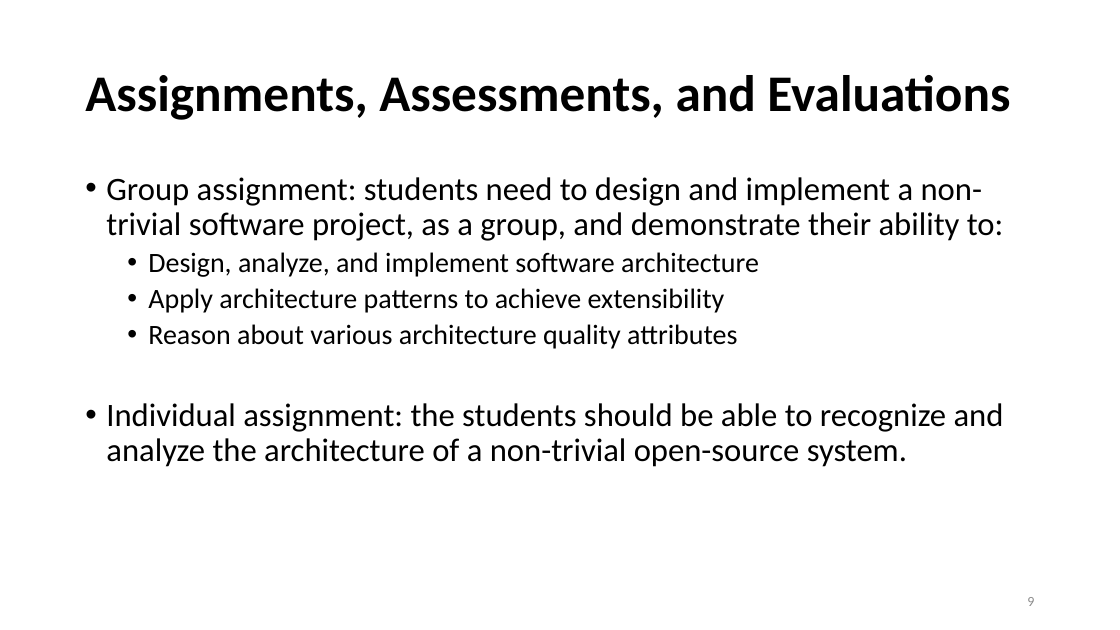
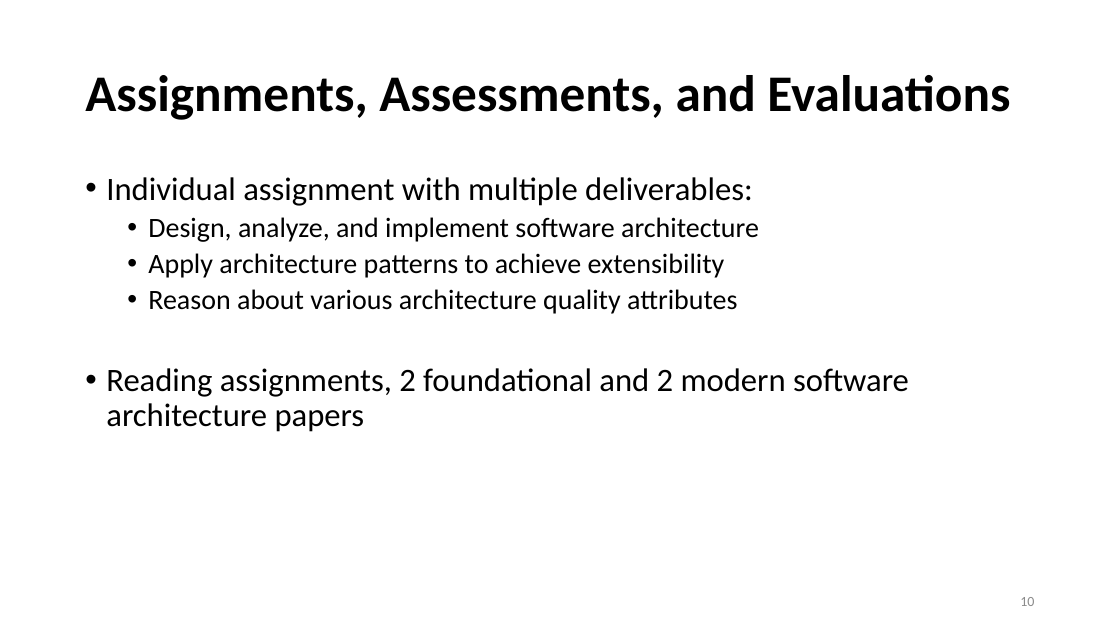
Before and after one commit to ArchitectingSoftware/SE577-SoftwareArchitecture, a slide deck: slide 10 of lectures/Week 1 - Course Overview.pptx (slide 9 before the commit). Drawn at 1120x630 pixels with LibreOffice and Linux fonts; fonts in the diff are those of the drawing. Boxes give left, top, right and bottom in pixels: in the first picture for what was removed or moved away, otherwise in the second. Text is boxed around its words. In the diff, an @@ line names an element or a change of style, - is before the commit and + after.

```diff
--- a/lectures/Week 1 - Course Overview.pptx
+++ b/lectures/Week 1 - Course Overview.pptx
@@ text at (106, 177, 753, 206): text changed @@
-• Group assignment: students need to design and implement a non-trivial software project, as a group, and demonstrate their ability to:
+• Individual assignment with multiple deliverables:
@@ text at (106, 368, 909, 432): text changed @@
-• Individual assignment: the students should be able to recognize and analyze the architecture of a non-trivial open-source system.
+• Reading assignments, 2 foundational and 2 modern software architecture papers
@@ page number at (1020, 597, 1034, 606): text changed @@
-9
+10
```
Also in this commit, not shown: 4 other slides changed, 2 slides added, 28 slides removed, 1 other file.
